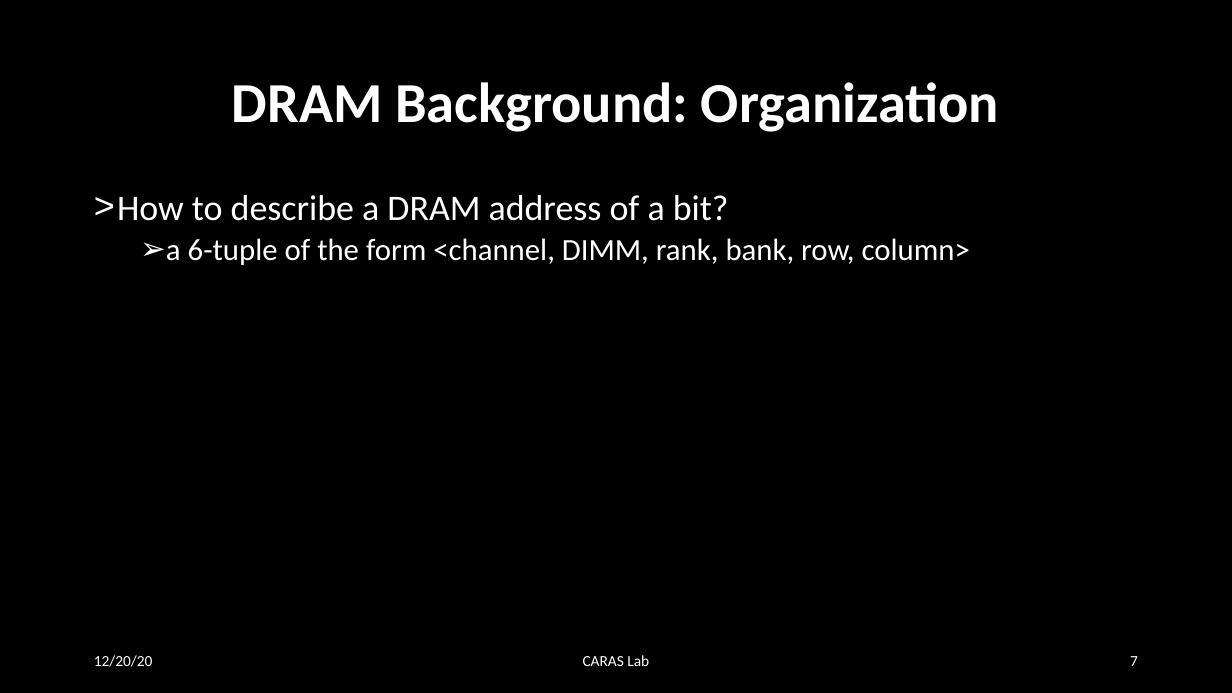
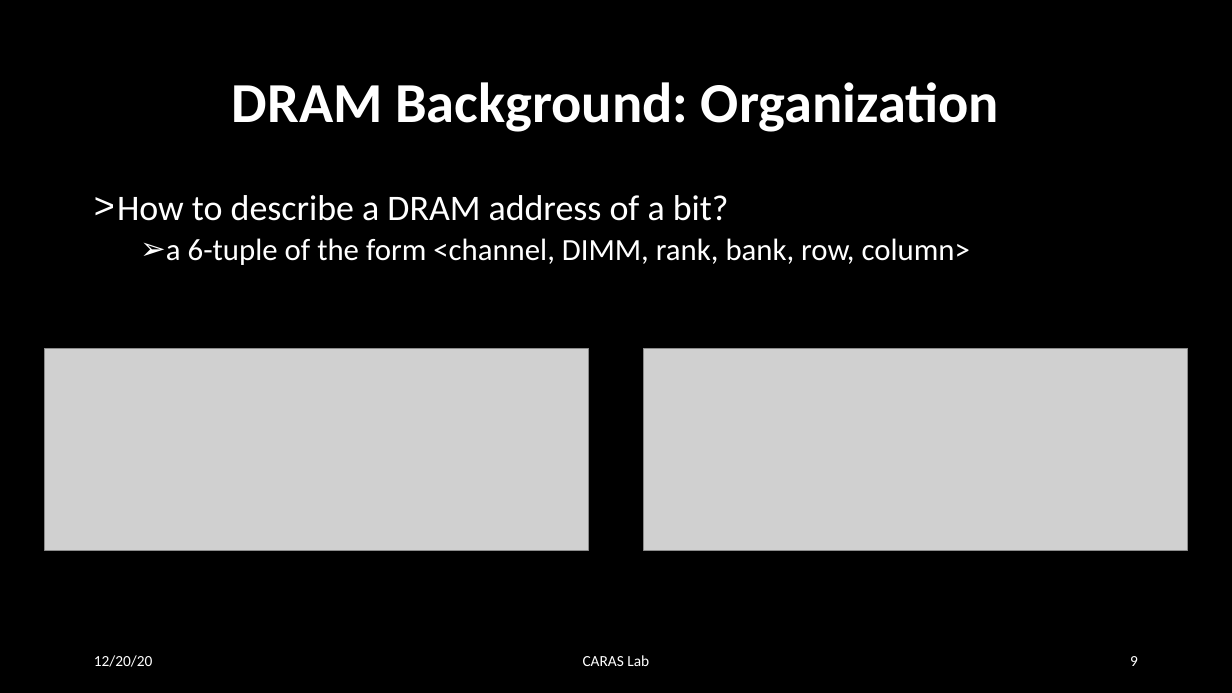
Before and after one commit to MekAkUActOR/RowHammer, a slide deck: slide 9 of summary1.pptx (slide 7 before the commit). Drawn at 1232x693 pixels with LibreOffice and Linux fonts; fonts in the diff are those of the drawing; grey boxes stand for pictures. Boxes give left, top, right and bottom in pixels: in the first picture for what was removed or moved away, otherwise in the second. Text is boxed around its words. In the diff, an @@ line names an element or a change of style, - is before the commit and + after.

```diff
--- a/summary1.pptx
+++ b/summary1.pptx
@@ picture added at bbox=[44, 348, 588, 551] @@
@@ picture added at bbox=[644, 348, 1188, 551] @@
@@ page number at bbox=[1130, 656, 1138, 666]: text changed @@
-7
+9
```
Also in this commit, not shown: 6 other slides changed, 10 slides added, 1 other file.
